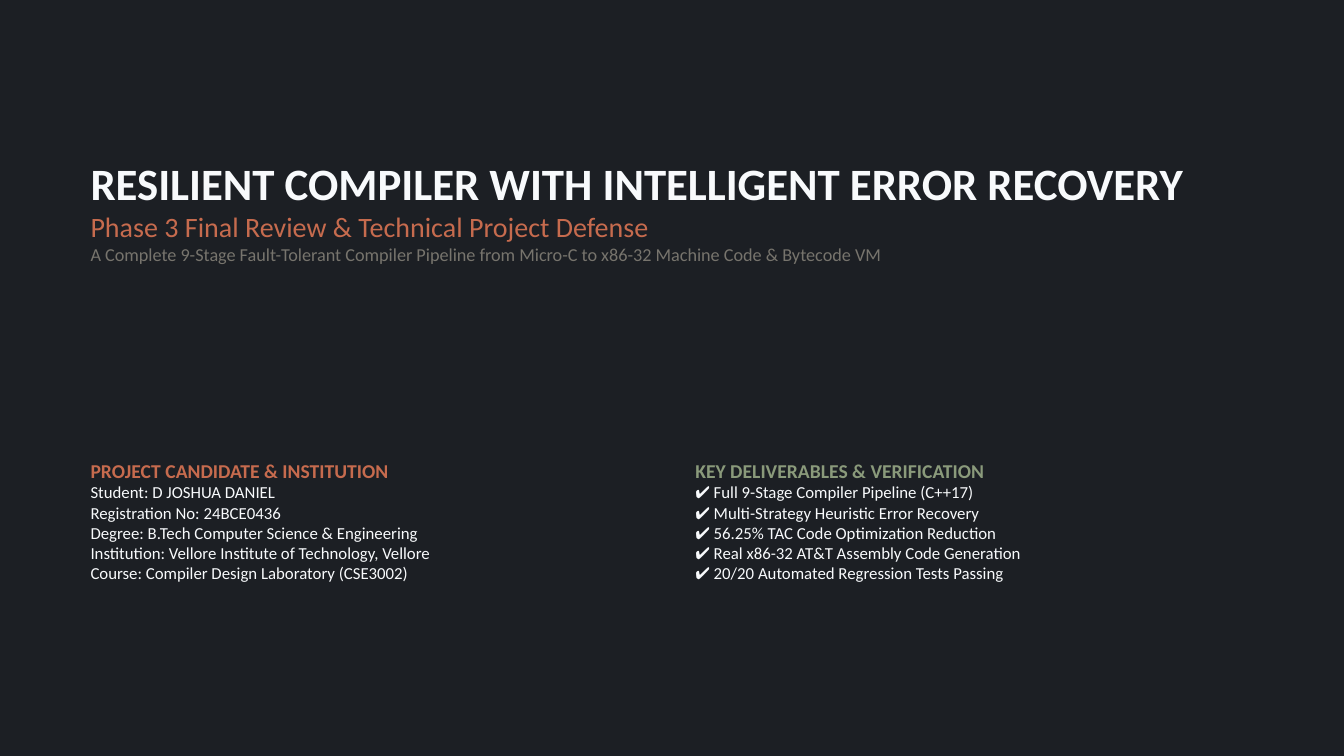
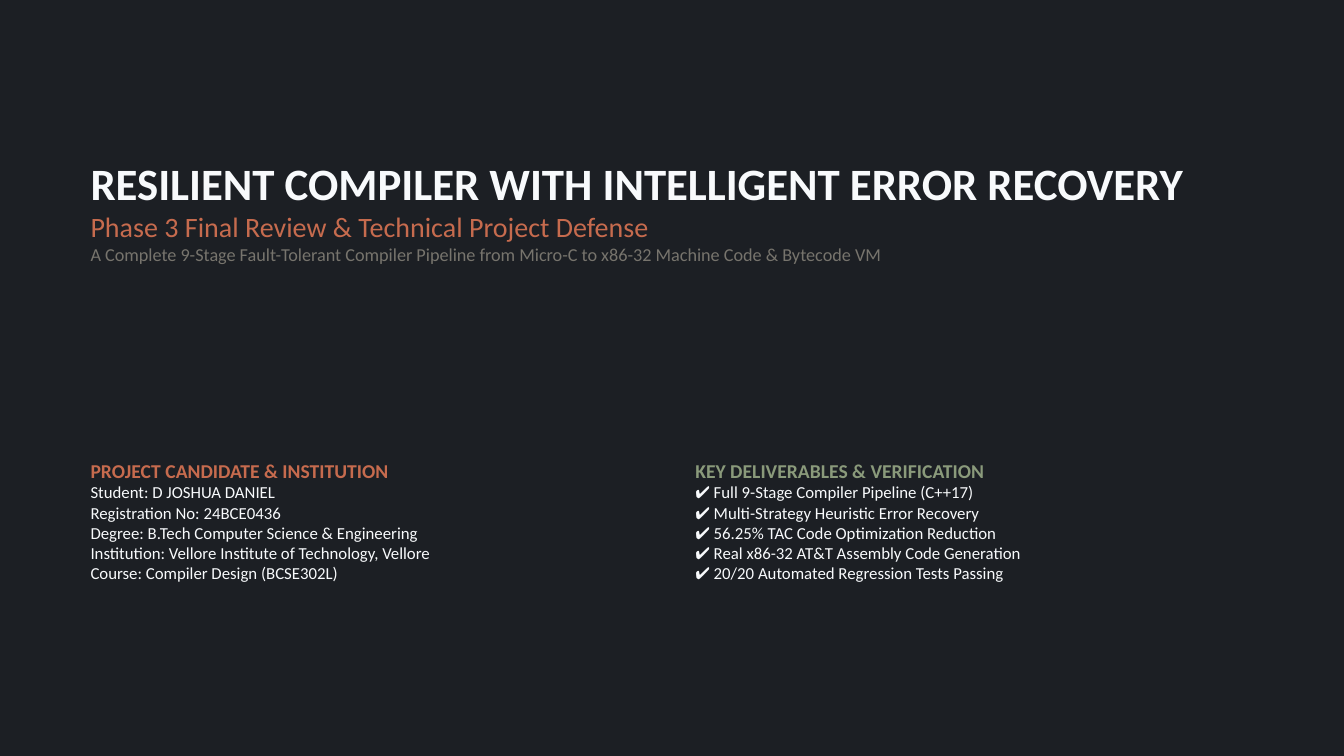
Before and after one commit to joshuadjd79-cmd/resilient-compiler-intelligent-error-recovery, a slide deck: slide 1 of Resilient_Compiler_Phase3_Presentation.pptx. Drawn at 1344x756 pixels with LibreOffice and Linux fonts; fonts in the diff are those of the drawing. Boxes give left, top, right and bottom in pixels: in the first picture for what was removed or moved away, otherwise in the second. Text is boxed around its words. In the diff, an @@ line names an element or a change of style, - is before the commit and + after.

```diff
--- a/Resilient_Compiler_Phase3_Presentation.pptx
+++ b/Resilient_Compiler_Phase3_Presentation.pptx
@@ text at [91, 567, 338, 582]: text changed @@
-Course: Compiler Design Laboratory (CSE3002)
+Course: Compiler Design (BCSE302L)
```
Also in this commit, not shown: 11 other files.
